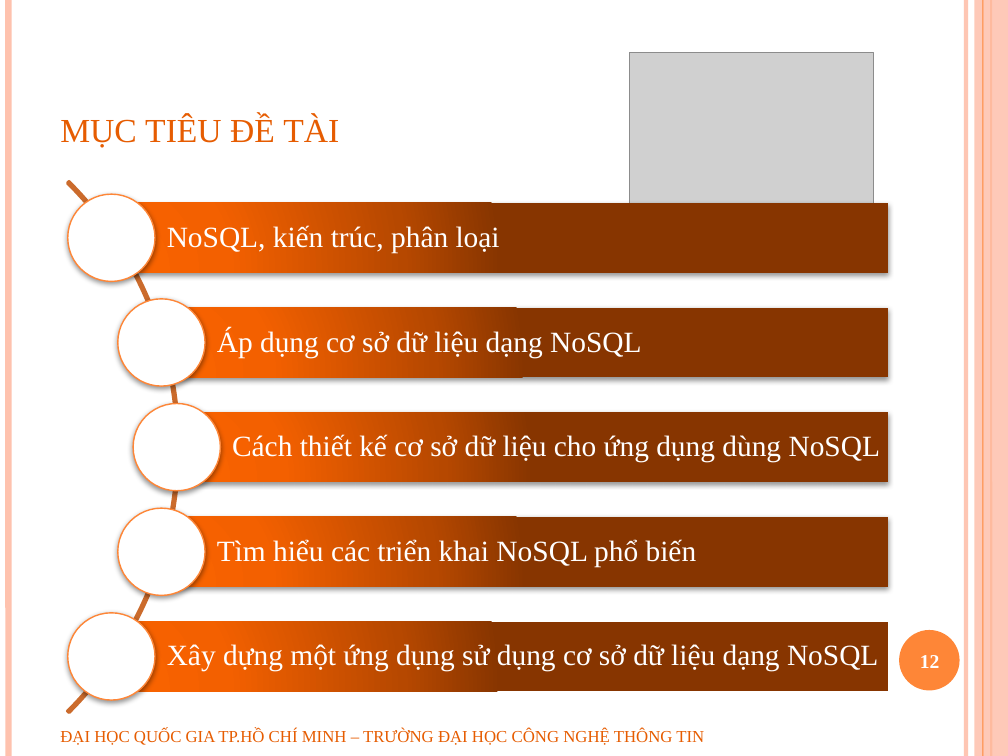
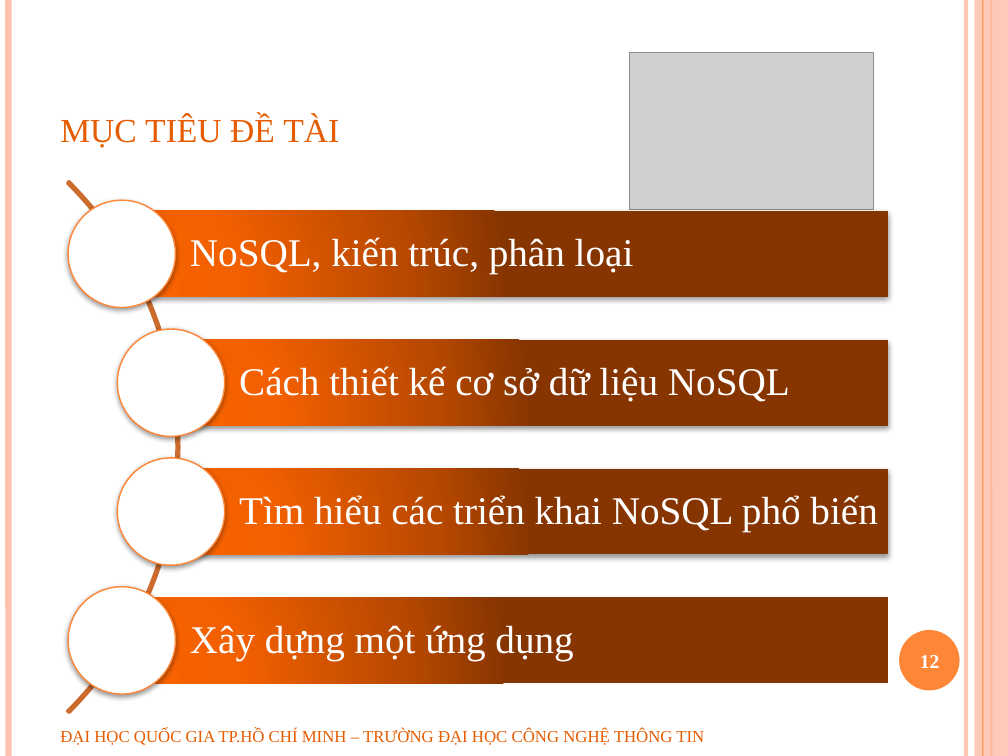
Before and after one commit to geovip/nosqlravendbuit, a slide deck: slide 12 of Document/slide bao cao.pptx. Drawn at 1008x756 pixels with LibreOffice and Linux fonts; fonts in the diff are those of the drawing; grey boxes stand for pictures; background and template pictures are left out. Boxes give left, top, right and bottom in pixels: in the first picture for what was removed or moved away, otherwise in the second. Text is boxed around its words. In the diff, an @@ line names an element or a change of style, - is before the commit and + after.

```diff
--- a/Document/slide bao cao.pptx
+++ b/Document/slide bao cao.pptx
@@ ellipse resized from (x1=68, y1=195, x2=155, y2=282) to (x1=69, y1=201, x2=175, y2=307) @@
@@ text "NoSQL, kiến trúc, phân loại" moved from (x1=167, y1=225, x2=500, y2=253) to (x1=190, y1=237, x2=634, y2=274) @@
@@ text "NoSQL, kiến trúc, phân loại" at (x1=190, y1=237, x2=634, y2=274): size 21 to 28 pt; more space between paragraphs @@
@@ rectangle resized from (x1=111, y1=203, x2=888, y2=272) to (x1=122, y1=211, x2=888, y2=296) @@
@@ ellipse resized from (x1=118, y1=298, x2=206, y2=386) to (x1=117, y1=329, x2=224, y2=435) @@
@@ text removed at (x1=217, y1=329, x2=641, y2=358) @@
-Áp dụng cơ sở dữ liệu dạng NoSQL
@@ rectangle resized from (x1=161, y1=307, x2=888, y2=377) to (x1=171, y1=340, x2=889, y2=425) @@
@@ text at (x1=239, y1=366, x2=790, y2=402): text changed; size 21 to 28 pt @@
-Cách thiết kế cơ sở dữ liệu cho ứng dụng dùng NoSQL
+Cách thiết kế cơ sở dữ liệu NoSQL
@@ ellipse removed at (x1=133, y1=403, x2=221, y2=491) @@
@@ rectangle removed at (x1=176, y1=412, x2=888, y2=482) @@
@@ ellipse resized from (x1=118, y1=508, x2=206, y2=596) to (x1=117, y1=458, x2=224, y2=564) @@
@@ text "Tìm hiểu các triển khai ..." at (x1=239, y1=495, x2=877, y2=531): size 21 to 28 pt; more space between paragraphs @@
@@ text "Tìm hiểu các triển khai ..." moved from (x1=217, y1=539, x2=697, y2=567) to (x1=239, y1=495, x2=877, y2=531) @@
@@ rectangle resized from (x1=161, y1=517, x2=888, y2=587) to (x1=171, y1=469, x2=889, y2=554) @@
@@ ellipse resized from (x1=68, y1=613, x2=155, y2=701) to (x1=69, y1=587, x2=175, y2=694) @@
@@ rectangle resized from (x1=111, y1=622, x2=888, y2=691) to (x1=122, y1=598, x2=888, y2=683) @@
@@ text at (x1=190, y1=625, x2=573, y2=660): text changed; size 21 to 28 pt @@
-Xây dựng một ứng dụng sử dụng cơ sở dữ liệu dạng NoSQL
+Xây dựng một ứng dụng
```
Also in this commit, not shown: 4 other slides changed, 1 slide added, 1 other file.
